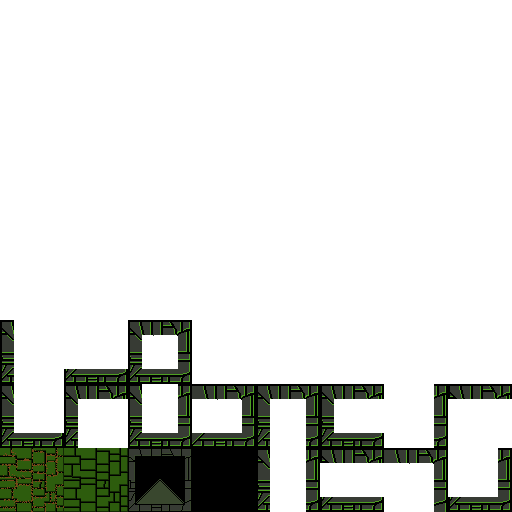
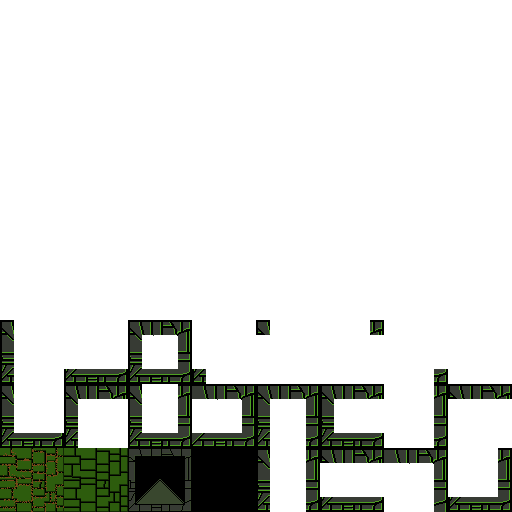
Before/after of a 512x512 layered artwork. What changed in the layer stack:
painted on "Background" over (192, 320, 448, 384)
